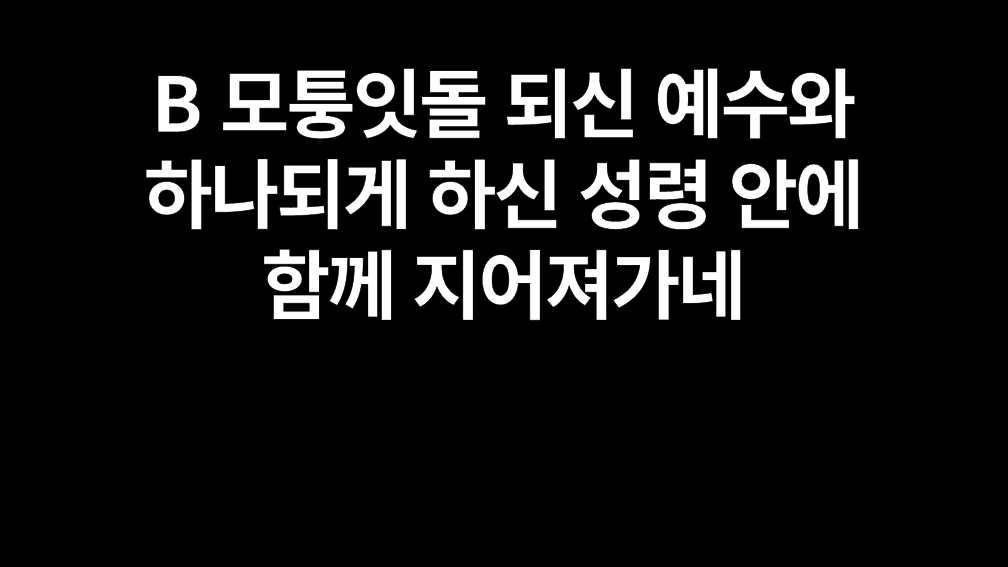
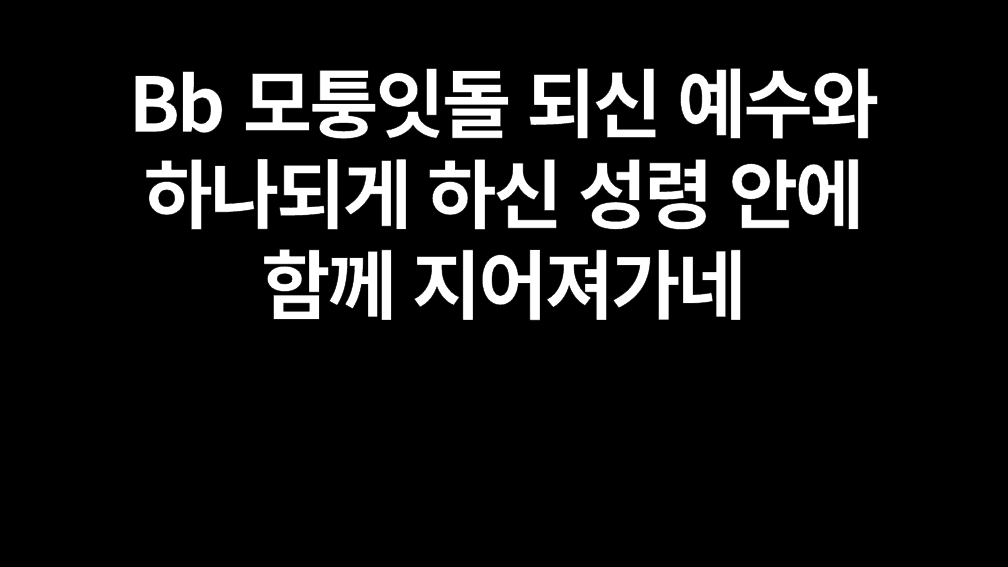
Before and after one commit to JohnHaan/lyrics-generator, a slide deck: slide 5 of songs/song-01/song.pptx. Drawn at 1008x567 pixels with LibreOffice and Linux fonts; fonts in the diff are those of the drawing. Boxes give left, top, right and bottom in pixels: in the first picture for what was removed or moved away, otherwise in the second. Text is boxed around its words. In the diff, an @@ line names an element or a change of style, - is before the commit and + after.

```diff
--- a/songs/song-01/song.pptx
+++ b/songs/song-01/song.pptx
@@ text at (129,68,879,139): text changed @@
-B 모퉁잇돌 되신 예수와
+Bb 모퉁잇돌 되신 예수와
```
Also in this commit, not shown: 2 other slides changed, 1 slide removed, 11 other files.
